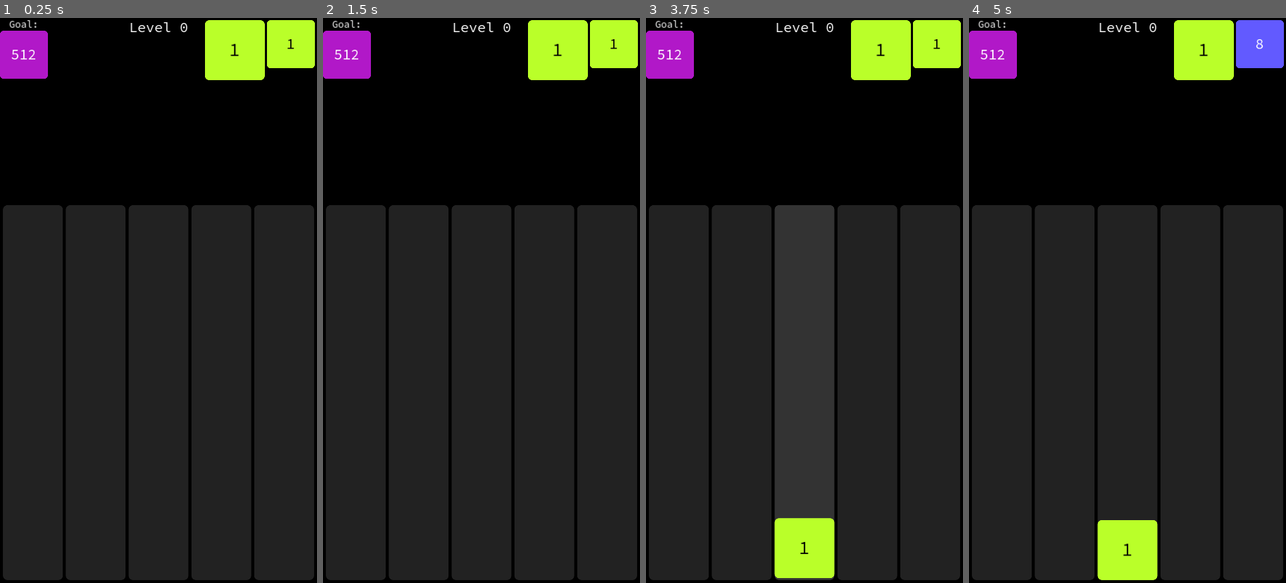
Above: before the commit, frames 1-4 (left to right).
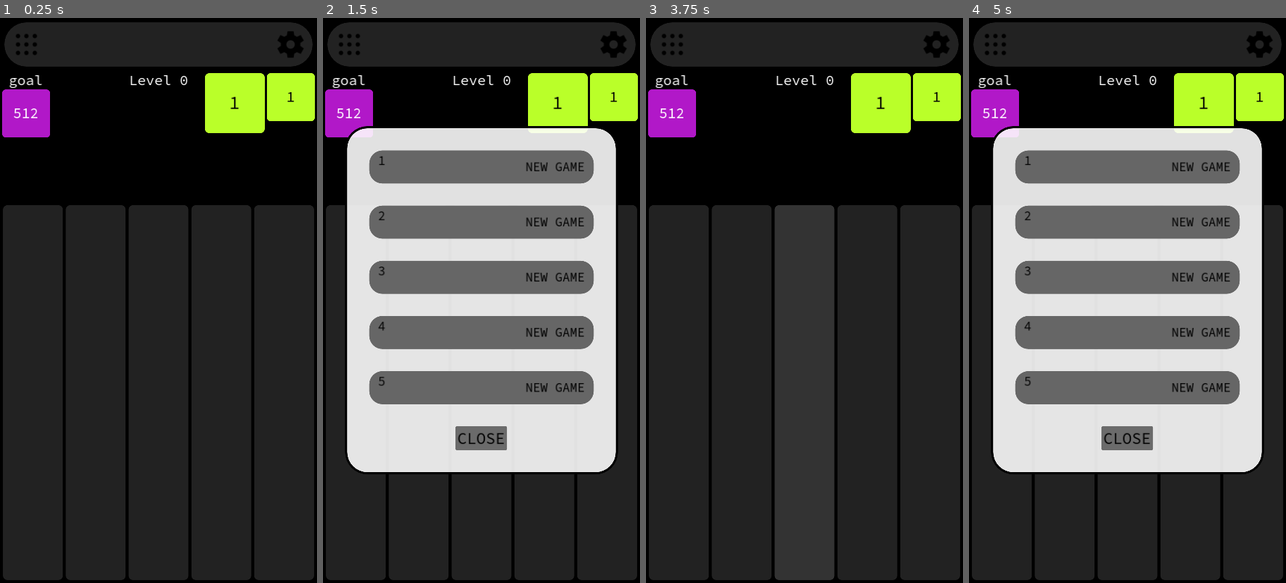
Above: after the commit, the same moments.

Repository: paulwrubel/merge-mania
Game: Godot game, scene res://scenes/main/main.tscn
Two runs of this game, one before a commit and one after it. Both use one fixed random seed, a clock stepped at 60 frames per second and the inputs below.
Inputs (mouse positions are in pixels of both pictures, inside the frame that each line leads up to):
- Up to frame 1 (0.25 s): no input
- Up to frame 2 (1.5 s): click (348, 46) at 0.52 s; click (614, 46) at 1.27 s
- Up to frame 3 (3.75 s): click (804, 164) at 2.02 s; click (671, 46) at 2.77 s; click (804, 221) at 3.52 s
- Up to frame 4 (5 s): click (994, 46) at 4.27 s

The runs differ from the first frame. In frame 1, 13% of the frame differs, in the area x 0-100%, y 0-22%; in frame 2, 65%; in frame 3, 15%; in frame 4, 67%, in the area x 0-100%, y 0-100%.

Commit message:
Add Save Slots (#18)
* added initial settings bar, non-functional

* save slots

Diff:
--- /dev/null
+++ b/assets/icons/material-apps-400w-0g-48os.svg
@@ -0,0 +1 @@
+<svg xmlns="http://www.w3.org/2000/svg" height="48" viewBox="0 -960 960 960" width="48"><path d="M226-160q-28 0-47-19t-19-47q0-28 19-47t47-19q28 0 47 19t19 47q0 28-19 47t-47 19Zm254 0q-28 0-47-19t-19-47q0-28 19-47t47-19q28 0 47 19t19 47q0 28-19 47t-47 19Zm254 0q-28 0-47-19t-19-47q0-28 19-47t47-19q28 0 47 19t19 47q0 28-19 47t-47 19ZM226-414q-28 0-47-19t-19-47q0-28 19-47t47-19q28 0 47 19t19 47q0 28-19 47t-47 19Zm254 0q-28 0-47-19t-19-47q0-28 19-47t47-19q28 0 47 19t19 47q0 28-19 47t-47 19Zm254 0q-28 0-47-19t-19-47q0-28 19-47t47-19q28 0 47 19t19 47q0 28-19 47t-47 19ZM226-668q-28 0-47-19t-19-47q0-28 19-47t47-19q28 0 47 19t19 47q0 28-19 47t-47 19Zm254 0q-28 0-47-19t-19-47q0-28 19-47t47-19q28 0 47 19t19 47q0 28-19 47t-47 19Zm254 0q-28 0-47-19t-19-47q0-28 19-47t47-19q28 0 47 19t19 47q0 28-19 47t-47 19Z"/></svg>
--- /dev/null
+++ b/assets/icons/material-settings-400w-0g-48os-filled.svg
@@ -0,0 +1 @@
+<svg xmlns="http://www.w3.org/2000/svg" height="48" viewBox="0 -960 960 960" width="48"><path d="m388-80-20-126q-19-7-40-19t-37-25l-118 54-93-164 108-79q-2-9-2.5-20.5T185-480q0-9 .5-20.5T188-521L80-600l93-164 118 54q16-13 37-25t40-18l20-127h184l20 126q19 7 40.5 18.5T669-710l118-54 93 164-108 77q2 10 2.5 21.5t.5 21.5q0 10-.5 21t-2.5 21l108 78-93 164-118-54q-16 13-36.5 25.5T592-206L572-80H388Zm92-270q54 0 92-38t38-92q0-54-38-92t-92-38q-54 0-92 38t-38 92q0 54 38 92t92 38Z"/></svg>
--- /dev/null
+++ b/assets/icons/material-settings-400w-0g-48os.svg
@@ -0,0 +1 @@
+<svg xmlns="http://www.w3.org/2000/svg" height="48" viewBox="0 -960 960 960" width="48"><path d="m388-80-20-126q-19-7-40-19t-37-25l-118 54-93-164 108-79q-2-9-2.5-20.5T185-480q0-9 .5-20.5T188-521L80-600l93-164 118 54q16-13 37-25t40-18l20-127h184l20 126q19 7 40.5 18.5T669-710l118-54 93 164-108 77q2 10 2.5 21.5t.5 21.5q0 10-.5 21t-2.5 21l108 78-93 164-118-54q-16 13-36.5 25.5T592-206L572-80H388Zm92-270q54 0 92-38t38-92q0-54-38-92t-92-38q-54 0-92 38t-38 92q0 54 38 92t92 38Zm0-60q-29 0-49.5-20.5T410-480q0-29 20.5-49.5T480-550q29 0 49.5 20.5T550-480q0 29-20.5 49.5T480-410Zm0-70Zm-44 340h88l14-112q33-8 62.5-25t53.5-41l106 46 40-72-94-69q4-17 6.5-33.5T715-480q0-17-2-33.5t-7-33.5l94-69-40-72-106 46q-23-26-52-43.5T538-708l-14-112h-88l-14 112q-34 7-63.5 24T306-642l-106-46-40 72 94 69q-4 17-6.5 33.5T245-480q0 17 2.5 33.5T254-413l-94 69 40 72 106-46q24 24 53.5 41t62.5 25l14 112Z"/></svg>
--- /dev/null
+++ b/assets/style_boxes/menu_panel.tres
@@ -0,0 +1,13 @@
+[gd_resource type="StyleBoxFlat" format=3 uid="uid://rp26wxw3184n"]
+
+[resource]
+bg_color = Color(1, 1, 1, 0.882353)
+border_width_left = 5
+border_width_top = 5
+border_width_right = 5
+border_width_bottom = 5
+border_color = Color(0, 0, 0, 1)
+corner_radius_top_left = 50
+corner_radius_top_right = 50
+corner_radius_bottom_right = 50
+corner_radius_bottom_left = 50
--- /dev/null
+++ b/assets/style_boxes/save_row_panel.tres
@@ -0,0 +1,8 @@
+[gd_resource type="StyleBoxFlat" format=3 uid="uid://dntg6koyuk25h"]
+
+[resource]
+bg_color = Color(0.4, 0.4, 0.4, 1)
+corner_radius_top_left = 30
+corner_radius_top_right = 30
+corner_radius_bottom_right = 30
+corner_radius_bottom_left = 30
--- a/scenes/board/board.gd
+++ b/scenes/board/board.gd
@@ -32,7 +32,9 @@
 	Tween.TRANS_CUBIC
 )
 
-const save_filename = "user://save.json"
+const save_filename_format = "user://save{0}.json"
+
+var active_save_index = 0
 
 var viewport_width: float = ProjectSettings.get_setting("display/window/size/viewport_width")
 var viewport_height: float = ProjectSettings.get_setting("display/window/size/viewport_height")
@@ -55,7 +57,7 @@
 var width: float = pre_width * scalar
 var height: float = pre_height * scalar
 
-const steps_above_minimum_to_advance: int = 9
+var steps_above_minimum_to_advance: int = 9
 const steps_above_minimum_to_drop: int = 4
 
 const special_block_chance: float = 0.03
@@ -107,8 +109,18 @@
 	pass
 
 
+func set_active_save_index(new_active_save_index: int):
+	active_save_index = new_active_save_index
+	reset_game()
+	try_load_game()
+
+
+func get_save_filename() -> String:
+	return save_filename_format.format([active_save_index])
+
+
 func save_game():
-	var save_file: FileAccess = FileAccess.open(save_filename, FileAccess.WRITE)
+	var save_file: FileAccess = FileAccess.open(get_save_filename(), FileAccess.WRITE)
 
 	var block_progression_raw = []
 	for block_data in block_progression:
@@ -136,6 +148,7 @@
 		blocks_raw.append(col_raw)
 
 	var save_data = {
+		"difficulty": steps_above_minimum_to_advance - 7,
 		"current_level": current_level,
 		"block_progression": block_progression_raw,
 		"blocks": blocks_raw,
@@ -147,6 +160,7 @@
 
 
 func try_load_game() -> bool:
+	var save_filename = get_save_filename()
 	if not FileAccess.file_exists(save_filename):
 		return false
 
@@ -158,13 +172,17 @@
 	if save_data == null:
 		return false
 
+	# difficulty
+	var difficulty = save_data["difficulty"]
+	steps_above_minimum_to_advance = 7 + difficulty
+
 	# current level
 	current_level = save_data["current_level"]
 	current_level_changed.emit(current_level)
 
 	# block progression
+	block_progression = []
 	var block_progression_raw = save_data["block_progression"]
-	block_progression = []
 	for i in range(block_progression_raw.size()):
 		var block_data_raw = block_progression_raw[i]
 		var block_data = BlockData.load_from_save(block_data_raw)
@@ -204,10 +222,12 @@
 
 	current_level = 0
 	current_level_changed.emit(0)
+
 	block_progression = [
 		PowerBlockData.new(0),
 		PowerBlockData.new(0),
 	]
+	block_progression_refreshed.emit(block_progression)
 
 func get_next_open_index_in_column(x: int) -> int:
 	return blocks[x].find(null)
--- a/scenes/column/column.gd
+++ b/scenes/column/column.gd
@@ -26,9 +26,17 @@
 
 
 func _input_event(_viewport: Viewport, event: InputEvent, _shape_index: int):
-	if event is InputEventMouseButton:
-		if board.is_active and event.pressed and event.button_index == MOUSE_BUTTON_LEFT:
-			board.try_spawn_initial_block_in(index)
+	var should_spawn_block = false
+	if board.is_active:
+		if event is InputEventScreenTouch:
+			if not event.pressed and event.index == 0:
+				should_spawn_block = true
+		if event is InputEventMouseButton:
+			if not event.pressed and event.button_index == MOUSE_BUTTON_LEFT:
+				should_spawn_block = true
+
+	if should_spawn_block:
+		board.try_spawn_initial_block_in(index)
 
 
 func _on_mouse_entered():
--- a/scenes/game_over_screen/game_over_screen.gd
+++ b/scenes/game_over_screen/game_over_screen.gd
@@ -30,4 +30,5 @@
 
 func _on_restart_button_pressed():
 	board.reset_game()
+	board.save_game()
 	visible = false
--- a/scenes/game_over_screen/game_over_screen.tscn
+++ b/scenes/game_over_screen/game_over_screen.tscn
@@ -2,21 +2,10 @@
 
 [ext_resource type="FontFile" uid="uid://cbepkkcdyuq6m" path="res://assets/fonts/source_code_pro/static/SourceCodePro-Bold.ttf" id="1_047fp"]
 [ext_resource type="Script" path="res://scenes/game_over_screen/game_over_screen.gd" id="1_sevv0"]
+[ext_resource type="StyleBox" uid="uid://rp26wxw3184n" path="res://assets/style_boxes/menu_panel.tres" id="2_gq4pj"]
 [ext_resource type="FontFile" uid="uid://dvoyr2rcxfnfs" path="res://assets/fonts/source_code_pro/static/SourceCodePro-Medium.ttf" id="3_2nght"]
-[ext_resource type="StyleBox" uid="uid://bwigcd8i5v4o1" path="res://assets/restart_button_normal.tres" id="4_yvwj0"]
-[ext_resource type="StyleBox" uid="uid://ddlh5l7h2w2rk" path="res://assets/restart_button_pressed.tres" id="5_12tnr"]
-
-[sub_resource type="StyleBoxFlat" id="StyleBoxFlat_yjp1x"]
-bg_color = Color(1, 1, 1, 0.882353)
-border_width_left = 5
-border_width_top = 5
-border_width_right = 5
-border_width_bottom = 5
-border_color = Color(0, 0, 0, 1)
-corner_radius_top_left = 50
-corner_radius_top_right = 50
-corner_radius_bottom_right = 50
-corner_radius_bottom_left = 50
+[ext_resource type="StyleBox" uid="uid://bwigcd8i5v4o1" path="res://assets/style_boxes/restart_button_normal.tres" id="5_svdt7"]
+[ext_resource type="StyleBox" uid="uid://ddlh5l7h2w2rk" path="res://assets/style_boxes/restart_button_pressed.tres" id="6_bpr08"]
 
 [sub_resource type="LabelSettings" id="LabelSettings_o7og5"]
 font = ExtResource("1_047fp")
@@ -43,7 +32,7 @@
 
 [node name="PanelContainer" type="PanelContainer" parent="."]
 layout_mode = 2
-theme_override_styles/panel = SubResource("StyleBoxFlat_yjp1x")
+theme_override_styles/panel = ExtResource("2_gq4pj")
 
 [node name="MarginContainer" type="MarginContainer" parent="PanelContainer"]
 layout_mode = 2
@@ -86,7 +75,7 @@
 theme_override_colors/font_hover_pressed_color = Color(0, 0, 0, 1)
 theme_override_fonts/font = ExtResource("3_2nght")
 theme_override_font_sizes/font_size = 48
-theme_override_styles/normal = ExtResource("4_yvwj0")
-theme_override_styles/hover = ExtResource("5_12tnr")
+theme_override_styles/normal = ExtResource("5_svdt7")
+theme_override_styles/hover = ExtResource("6_bpr08")
 text = "RESTART"
 icon_alignment = 1
--- /dev/null
+++ b/scenes/game_selection_screen/game_selection_screen.gd
@@ -0,0 +1,21 @@
+extends MarginContainer
+
+signal save_row_button_pressed(save_row_index)
+signal close_button_pressed()
+
+@export var save_rows: Array[SaveRow]
+
+
+# Called when the node enters the scene tree for the first time.
+func _ready():
+	pass
+	# for i in range(5):
+		# save_rows[i] = get_node(save_row_paths[d_val])
+
+
+func _on_close_button_pressed():
+	close_button_pressed.emit()
+
+
+func _on_save_row_pressed(row_index: int):
+	save_row_button_pressed.emit(row_index)
--- /dev/null
+++ b/scenes/game_selection_screen/game_selection_screen.tscn
@@ -0,0 +1,68 @@
+[gd_scene load_steps=5 format=3 uid="uid://ctng4pb6xngt4"]
+
+[ext_resource type="Script" path="res://scenes/game_selection_screen/game_selection_screen.gd" id="1_3lphp"]
+[ext_resource type="StyleBox" uid="uid://rp26wxw3184n" path="res://assets/style_boxes/menu_panel.tres" id="1_vxmbj"]
+[ext_resource type="PackedScene" uid="uid://cbqnsmvf3v5xg" path="res://scenes/save_row/save_row.tscn" id="2_kqpwj"]
+[ext_resource type="FontFile" uid="uid://bh6wkhea6qlt5" path="res://assets/fonts/source_code_pro/static/SourceCodePro-Regular.ttf" id="4_gutue"]
+
+[node name="GameSelectionScreen" type="MarginContainer" node_paths=PackedStringArray("save_rows")]
+offset_right = 720.0
+offset_bottom = 1280.0
+theme_override_constants/margin_left = 50
+theme_override_constants/margin_top = 50
+theme_override_constants/margin_right = 50
+theme_override_constants/margin_bottom = 50
+script = ExtResource("1_3lphp")
+save_rows = [NodePath("PanelContainer/MarginContainer/VBoxContainer/SaveRow1"), NodePath("PanelContainer/MarginContainer/VBoxContainer/SaveRow2"), NodePath("PanelContainer/MarginContainer/VBoxContainer/SaveRow3"), NodePath("PanelContainer/MarginContainer/VBoxContainer/SaveRow4"), NodePath("PanelContainer/MarginContainer/VBoxContainer/SaveRow5")]
+
+[node name="PanelContainer" type="PanelContainer" parent="."]
+layout_mode = 2
+size_flags_vertical = 4
+theme_override_styles/panel = ExtResource("1_vxmbj")
+
+[node name="MarginContainer" type="MarginContainer" parent="PanelContainer"]
+layout_mode = 2
+size_flags_vertical = 4
+theme_override_constants/margin_left = 50
+theme_override_constants/margin_top = 50
+theme_override_constants/margin_right = 50
+theme_override_constants/margin_bottom = 50
+
+[node name="VBoxContainer" type="VBoxContainer" parent="PanelContainer/MarginContainer"]
+layout_mode = 2
+theme_override_constants/separation = 50
+alignment = 1
+
+[node name="SaveRow1" parent="PanelContainer/MarginContainer/VBoxContainer" instance=ExtResource("2_kqpwj")]
+layout_mode = 2
+
+[node name="SaveRow2" parent="PanelContainer/MarginContainer/VBoxContainer" instance=ExtResource("2_kqpwj")]
+layout_mode = 2
+slot_index = 1
+
+[node name="SaveRow3" parent="PanelContainer/MarginContainer/VBoxContainer" instance=ExtResource("2_kqpwj")]
+layout_mode = 2
+slot_index = 2
+
+[node name="SaveRow4" parent="PanelContainer/MarginContainer/VBoxContainer" instance=ExtResource("2_kqpwj")]
+layout_mode = 2
+slot_index = 3
+
+[node name="SaveRow5" parent="PanelContainer/MarginContainer/VBoxContainer" instance=ExtResource("2_kqpwj")]
+layout_mode = 2
+slot_index = 4
+
+[node name="CloseButton" type="Button" parent="PanelContainer/MarginContainer/VBoxContainer"]
+layout_mode = 2
+size_flags_horizontal = 4
+theme_override_colors/font_color = Color(0, 0, 0, 1)
+theme_override_fonts/font = ExtResource("4_gutue")
+theme_override_font_sizes/font_size = 36
+text = "CLOSE"
+
+[connection signal="pressed" from="PanelContainer/MarginContainer/VBoxContainer/SaveRow1" to="." method="_on_save_row_pressed" binds= [0]]
+[connection signal="pressed" from="PanelContainer/MarginContainer/VBoxContainer/SaveRow2" to="." method="_on_save_row_pressed" binds= [1]]
+[connection signal="pressed" from="PanelContainer/MarginContainer/VBoxContainer/SaveRow3" to="." method="_on_save_row_pressed" binds= [2]]
+[connection signal="pressed" from="PanelContainer/MarginContainer/VBoxContainer/SaveRow4" to="." method="_on_save_row_pressed" binds= [3]]
+[connection signal="pressed" from="PanelContainer/MarginContainer/VBoxContainer/SaveRow5" to="." method="_on_save_row_pressed" binds= [4]]
+[connection signal="pressed" from="PanelContainer/MarginContainer/VBoxContainer/CloseButton" to="." method="_on_close_button_pressed"]
--- a/scenes/goal_block_display/goal_block_display.tscn
+++ b/scenes/goal_block_display/goal_block_display.tscn
@@ -6,7 +6,7 @@
 [sub_resource type="LabelSettings" id="LabelSettings_4ncvs"]
 line_spacing = 0.0
 font = ExtResource("2_id8op")
-font_size = 22
+font_size = 32
 
 [node name="GoalBlockDisplay" type="Node2D"]
 script = ExtResource("1_6tx1s")
@@ -14,7 +14,6 @@
 [node name="GoalLabel" type="Label" parent="."]
 offset_right = 65.0
 offset_bottom = 28.0
-text = "Goal:
-"
+text = "goal"
 label_settings = SubResource("LabelSettings_4ncvs")
 horizontal_alignment = 1
--- a/scenes/main/main.gd
+++ b/scenes/main/main.gd
@@ -1,10 +1,73 @@
 extends Node2D
+
+signal active_save_index_changed(new_active_save_index)
+
+const GameSelectionScreenScene = preload("res://scenes/game_selection_screen/game_selection_screen.tscn")
+
+const meta_filename = "user://meta.json"
+
+var GameSelectionScreen = null
+var Board = null
+
+var active_save_index = 0
 
 # Called when the node enters the scene tree for the first time.
 func _ready():
-	pass
+	try_load_metadata()
 
 
 # Called every frame. 'delta' is the elapsed time since the previous frame.
 func _process(_delta):
+	$Board.active_save_index = active_save_index
 	pass
+
+
+func try_load_metadata() -> bool:
+	if not FileAccess.file_exists(meta_filename):
+		return false
+
+	var meta_file: FileAccess = FileAccess.open(meta_filename, FileAccess.READ)
+	var meta_data_raw: String = meta_file.get_line()
+	print("loading: ", meta_data_raw)
+
+	var meta_data = JSON.parse_string(meta_data_raw)
+	if meta_data == null:
+		return false
+
+	# current level
+	active_save_index = meta_data["active_save_index"]
+	$Board.set_active_save_index(active_save_index)
+
+	return true
+
+
+func _on_settings_button_pressed():
+	pass # Replace with function body.
+
+
+func _on_game_selection_button_pressed():
+	var gss = GameSelectionScreenScene.instantiate()
+	gss.connect("close_button_pressed", _on_game_selection_screen_close_button_pressed)
+	gss.connect("save_row_button_pressed", _on_game_selection_screen_save_row_button_pressed)
+	GameSelectionScreen = gss
+	add_child(gss)
+
+	$Board.is_active = false
+
+
+func close_game_selection_menu():
+	GameSelectionScreen.queue_free()
+	GameSelectionScreen = null
+
+	$Board.is_active = true
+
+
+func _on_game_selection_screen_close_button_pressed():
+	close_game_selection_menu()
+
+
+func _on_game_selection_screen_save_row_button_pressed(save_index):
+	active_save_index = save_index
+	$Board.set_active_save_index(active_save_index)
+
+	close_game_selection_menu()
--- a/scenes/main/main.tscn
+++ b/scenes/main/main.tscn
@@ -6,7 +6,21 @@
 [ext_resource type="FontFile" uid="uid://bh6wkhea6qlt5" path="res://assets/fonts/source_code_pro/static/SourceCodePro-Regular.ttf" id="2_yhj8y"]
 [ext_resource type="PackedScene" uid="uid://cxnkigdij2gq2" path="res://scenes/goal_block_display/goal_block_display.tscn" id="3_75p23"]
 [ext_resource type="Script" path="res://scenes/main/block_progression_display.gd" id="3_bdpll"]
+[ext_resource type="Texture2D" uid="uid://u104vtb1frdu" path="res://assets/icons/material-apps-400w-0g-48os.svg" id="3_fmgj4"]
+[ext_resource type="Texture2D" uid="uid://bi251fb3vmufj" path="res://assets/icons/material-settings-400w-0g-48os-filled.svg" id="4_mmv1o"]
 [ext_resource type="PackedScene" uid="uid://uqi4ir2i0ck1" path="res://scenes/game_over_screen/game_over_screen.tscn" id="7_fusxk"]
+
+[sub_resource type="StyleBoxFlat" id="StyleBoxFlat_x0min"]
+content_margin_left = 10.0
+content_margin_top = 10.0
+content_margin_right = 10.0
+content_margin_bottom = 10.0
+bg_color = Color(0.133333, 0.133333, 0.133333, 1)
+corner_radius_top_left = 50
+corner_radius_top_right = 50
+corner_radius_bottom_right = 50
+corner_radius_bottom_left = 50
+shadow_color = Color(0, 0, 0, 1)
 
 [sub_resource type="LabelSettings" id="LabelSettings_w0o4o"]
 line_spacing = 0.0
@@ -19,32 +33,89 @@
 [node name="Board" parent="." instance=ExtResource("1_w173f")]
 position = Vector2(0, 480)
 
-[node name="BlockProgressionDisplay" type="Node2D" parent="." node_paths=PackedStringArray("board")]
-position = Vector2(500, 0)
-script = ExtResource("3_bdpll")
-board = NodePath("../Board")
-
-[node name="GoalBlockDisplay" parent="." node_paths=PackedStringArray("board") instance=ExtResource("3_75p23")]
-board = NodePath("../Board")
-
 [node name="GUI" type="Control" parent="."]
 layout_mode = 3
 anchors_preset = 0
 offset_right = 720.0
-offset_bottom = 300.0
+offset_bottom = 1280.0
+mouse_filter = 1
 
-[node name="LevelLabel" type="Label" parent="GUI" node_paths=PackedStringArray("board")]
-layout_mode = 1
+[node name="SettingsBar" type="MarginContainer" parent="GUI"]
+layout_mode = 0
+offset_right = 720.0
+offset_bottom = 120.0
+theme_override_constants/margin_left = 10
+theme_override_constants/margin_top = 10
+theme_override_constants/margin_right = 10
+theme_override_constants/margin_bottom = 10
+
+[node name="PanelContainer" type="PanelContainer" parent="GUI/SettingsBar"]
+layout_mode = 2
+theme_override_styles/panel = SubResource("StyleBoxFlat_x0min")
+
+[node name="HBoxContainer" type="HBoxContainer" parent="GUI/SettingsBar/PanelContainer"]
+layout_mode = 2
+alignment = 2
+
+[node name="AspectRatioContainer" type="AspectRatioContainer" parent="GUI/SettingsBar/PanelContainer/HBoxContainer"]
+layout_mode = 2
+size_flags_horizontal = 3
+size_flags_vertical = 3
+stretch_mode = 1
+alignment_horizontal = 0
+
+[node name="GameSelectionButton" type="Button" parent="GUI/SettingsBar/PanelContainer/HBoxContainer/AspectRatioContainer"]
+layout_mode = 2
+focus_mode = 0
+mouse_default_cursor_shape = 2
+text = "
+"
+icon = ExtResource("3_fmgj4")
+flat = true
+icon_alignment = 1
+expand_icon = true
+
+[node name="AspectRatioContainer2" type="AspectRatioContainer" parent="GUI/SettingsBar/PanelContainer/HBoxContainer"]
+layout_mode = 2
+size_flags_horizontal = 3
+size_flags_vertical = 3
+stretch_mode = 1
+alignment_horizontal = 2
+
+[node name="SettingsButton" type="Button" parent="GUI/SettingsBar/PanelContainer/HBoxContainer/AspectRatioContainer2"]
+layout_mode = 2
+size_flags_vertical = 3
+focus_mode = 0
+mouse_default_cursor_shape = 2
+text = "
+"
+icon = ExtResource("4_mmv1o")
+flat = true
+expand_icon = true
+
+[node name="BoardInfo" type="Node2D" parent="GUI"]
+position = Vector2(0, 120)
+
+[node name="LevelLabel" type="Label" parent="GUI/BoardInfo" node_paths=PackedStringArray("board")]
 anchors_preset = 5
 anchor_left = 0.5
 anchor_right = 0.5
-offset_left = -0.5
-offset_right = 0.5
+offset_left = 359.5
+offset_right = 360.5
 offset_bottom = 41.0
 grow_horizontal = 2
 label_settings = SubResource("LabelSettings_w0o4o")
 script = ExtResource("2_pmoxd")
-board = NodePath("../../Board")
+board = NodePath("../../../Board")
+
+[node name="BlockProgressionDisplay" type="Node2D" parent="GUI/BoardInfo" node_paths=PackedStringArray("board")]
+position = Vector2(500, 0)
+script = ExtResource("3_bdpll")
+board = NodePath("../../../Board")
+
+[node name="GoalBlockDisplay" parent="GUI/BoardInfo" node_paths=PackedStringArray("board") instance=ExtResource("3_75p23")]
+position = Vector2(5, 0)
+board = NodePath("../../../Board")
 
 [node name="GameOverScreen" parent="." node_paths=PackedStringArray("board") instance=ExtResource("7_fusxk")]
 visible = false
@@ -56,3 +127,6 @@
 grow_horizontal = 1
 grow_vertical = 1
 board = NodePath("../Board")
+
+[connection signal="pressed" from="GUI/SettingsBar/PanelContainer/HBoxContainer/AspectRatioContainer/GameSelectionButton" to="." method="_on_game_selection_button_pressed"]
+[connection signal="pressed" from="GUI/SettingsBar/PanelContainer/HBoxContainer/AspectRatioContainer2/SettingsButton" to="." method="_on_settings_button_pressed"]
--- /dev/null
+++ b/scenes/save_row/save_row.gd
@@ -0,0 +1,36 @@
+class_name SaveRow
+extends Button
+
+@export var slot_index: int = 0
+
+var _save_info = SaveInfo.new(Difficulty.Level.NORMAL, 0)
+var _save_text: String = "NEW GAME":
+	set(new_save_text):
+		if is_inside_tree():
+			$MarginContainer/HBoxContainer/SaveLabel.text = new_save_text
+		_save_text = new_save_text
+
+
+# Called when the node enters the scene tree for the first time.
+func _ready():
+	$MarginContainer/HBoxContainer/SlotLabel.text = "{0}".format([slot_index + 1])
+
+	load_save_and_set_text()
+
+
+func load_save_and_set_text():
+	var save_filename = "user://save{0}.json".format([slot_index])
+	if not FileAccess.file_exists(save_filename):
+		return false
+
+	var save_file: FileAccess = FileAccess.open(save_filename, FileAccess.READ)
+	var save_data_raw: String = save_file.get_line()
+	# print("loading: ", save_data_raw)
+
+	var save_data = JSON.parse_string(save_data_raw)
+	if save_data == null:
+		return false
+
+	var current_level = save_data["current_level"]
+	var difficulty = Difficulty.Level.find_key((save_data["difficulty"] as Difficulty.Level))
+	_save_text = "{0} | level {1}".format([difficulty.to_lower(), current_level])
--- /dev/null
+++ b/scenes/save_row/save_row.tscn
@@ -0,0 +1,52 @@
+[gd_scene load_steps=6 format=3 uid="uid://cbqnsmvf3v5xg"]
+
+[ext_resource type="FontFile" uid="uid://bh6wkhea6qlt5" path="res://assets/fonts/source_code_pro/static/SourceCodePro-Regular.ttf" id="1_h6hl7"]
+[ext_resource type="StyleBox" uid="uid://dntg6koyuk25h" path="res://assets/style_boxes/save_row_panel.tres" id="1_nl4py"]
+[ext_resource type="Script" path="res://scenes/save_row/save_row.gd" id="1_tlvdi"]
+
+[sub_resource type="LabelSettings" id="LabelSettings_cajox"]
+font = ExtResource("1_h6hl7")
+font_size = 28
+font_color = Color(0, 0, 0, 1)
+
+[sub_resource type="LabelSettings" id="LabelSettings_3i1oo"]
+font = ExtResource("1_h6hl7")
+font_size = 28
+font_color = Color(0, 0, 0, 1)
+
+[node name="SaveRow" type="Button"]
+custom_minimum_size = Vector2(0, 75)
+offset_right = 510.0
+offset_bottom = 75.0
+theme_override_styles/normal = ExtResource("1_nl4py")
+script = ExtResource("1_tlvdi")
+
+[node name="MarginContainer" type="MarginContainer" parent="."]
+layout_mode = 2
+offset_right = 510.0
+offset_bottom = 75.0
+theme_override_constants/margin_left = 20
+theme_override_constants/margin_top = 5
+theme_override_constants/margin_right = 20
+theme_override_constants/margin_bottom = 5
+
+[node name="HBoxContainer" type="HBoxContainer" parent="MarginContainer"]
+layout_mode = 2
+theme_override_constants/separation = 10
+alignment = 1
+
+[node name="SlotLabel" type="Label" parent="MarginContainer/HBoxContainer"]
+layout_mode = 2
+size_flags_horizontal = 0
+size_flags_vertical = 0
+text = "1"
+label_settings = SubResource("LabelSettings_cajox")
+vertical_alignment = 1
+
+[node name="SaveLabel" type="Label" parent="MarginContainer/HBoxContainer"]
+layout_mode = 2
+size_flags_horizontal = 3
+text = "NEW GAME"
+label_settings = SubResource("LabelSettings_3i1oo")
+horizontal_alignment = 2
+text_overrun_behavior = 3
--- a/scripts/data/block_data.gd
+++ b/scripts/data/block_data.gd
@@ -1,13 +1,17 @@
 class_name BlockData
 extends RefCounted
 
-enum Type { POWER, WILDCARD }
+enum Type {
+	POWER = 0,
+	WILDCARD = 1,
+}
 
 var type: Type
 
 
 func _init(type_: Type):
 	self.type = type_
+
 
 static func load_from_save(data: Dictionary) -> BlockData:
 	match data["type"] as Type:
--- /dev/null
+++ b/scripts/data/difficulty.gd
@@ -0,0 +1,10 @@
+class_name Difficulty
+extends RefCounted
+
+enum Level {
+    TRIVIAL = 0,
+    EASY = 1,
+    NORMAL = 2,
+    HARD = 3,
+    EXPERT = 4,
+}
--- /dev/null
+++ b/scripts/data/save_info.gd
@@ -0,0 +1,10 @@
+class_name SaveInfo
+extends RefCounted
+
+var difficulty: Difficulty.Level
+var level: int
+
+
+func _init(difficulty_: Difficulty.Level, level_: int):
+	self.difficulty = difficulty_
+	self.level = level_
--- a/scripts/data/wildcard_block_data.gd
+++ b/scripts/data/wildcard_block_data.gd
@@ -1,7 +1,12 @@
 class_name WildcardBlockData
 extends BlockData
 
-enum CardinalDirection { NORTH, SOUTH, EAST, WEST }
+enum CardinalDirection {
+	NORTH = 0,
+	SOUTH = 1,
+	EAST = 2,
+	WEST = 3,
+}
 
 var magnitude: int
 var directions: Array
Not shown, added: assets/icons/material-apps-400w-0g-48os.svg.import
Not shown, added: assets/icons/material-settings-400w-0g-48os-filled.svg.import
Not shown, added: assets/icons/material-settings-400w-0g-48os.svg.import
Renamed: assets/restart_button_normal.tres -> assets/style_boxes/restart_button_normal.tres
Renamed: assets/restart_button_pressed.tres -> assets/style_boxes/restart_button_pressed.tres
Not shown: 1 places in scenes/main/main.tscn that only renumber resources
